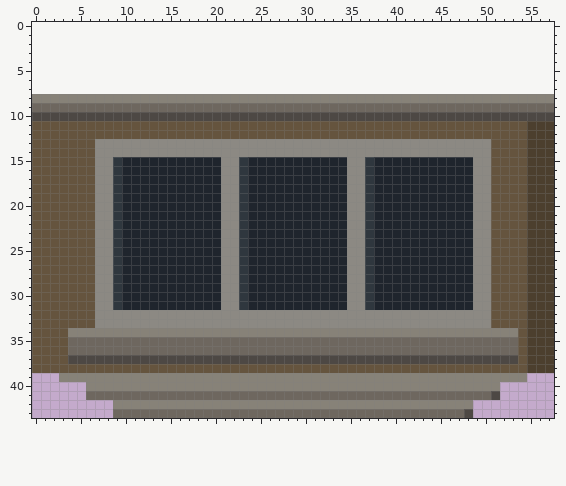
Pixel-art file -- art/source/dt_sample/town_oriel_bay.aseprite. That is the earlier state.
58x36 pixels, 1 frame. The old version is drawn lined up with the new one, on the new canvas.
Once edited:
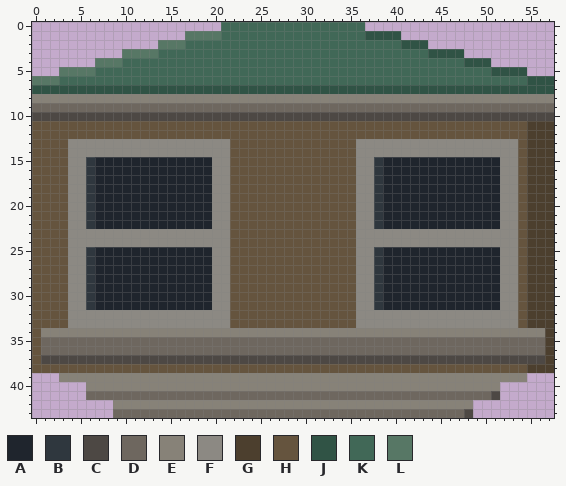
Palette (. is transparent): A #1f252d  B #2f373e  C #4d4844  D #6e675f  E #878278  F #8c8983  G #4c3f2e  H #65543e  J #305345  K #416857  L #577765
What changed:
canvas 58x36 -> 58x44, the old top-left corner now at 0,8
Colour B becomes colour A in rows 15 to 22 at x 9; in rows 25 to 31 at x 9.
Colour F becomes colour A in rows 15 to 22 at x 7 to 8 and 49 to 50; in rows 25 to 31 at x 7 to 8 and 49 to 50.
Colour H becomes colour A in rows 15 to 22 at x 51; in rows 25 to 31 at x 51.
Colour A becomes colour B in rows 15 to 22 at x 38; in rows 25 to 31 at x 38.
Colour H becomes colour B in rows 15 to 22 at x 6; in rows 25 to 31 at x 6.
Colour G becomes colour C in row 37 at x 55 to 56.
Colour H becomes colour C in row 37 at x 1 to 3 and 54.
Colour G becomes colour D in rows 35 to 36 at x 55 to 56.
Colour H becomes colour D in rows 35 to 36 at x 1 to 3 and 54.
Colour G becomes colour E in row 34 at x 55 to 56.
Colour H becomes colour E in row 34 at x 1 to 3 and 54.
Colour A becomes colour F in rows 15 to 22 at x 20; in rows 23 to 24 at x 10 to 20 and 38 to 48; in rows 25 to 31 at x 20.
Colour B becomes colour F in rows 15 to 22 at x 37; in rows 23 to 24 at x 9 and 37; in rows 25 to 31 at x 37.
Colour H becomes colour F in rows 13 to 14 at x 4 to 6 and 51 to 53; in rows 15 to 22 at x 4 to 5 and 52 to 53; in rows 23 to 24 at x 4 to 6 and 51 to 53; in rows 25 to 31 at x 4 to 5 and 52 to 53; in rows 32 to 33 at x 4 to 6 and 51 to 53.
Colour A becomes colour H in rows 15 to 31 at x 24 to 34.
Colour B becomes colour H in rows 15 to 31 at x 23.
Colour F becomes colour H in rows 13 to 14 at x 22 to 35; in rows 15 to 31 at x 22 and 35; in rows 32 to 33 at x 22 to 35.
The author put colour J in row 1 at x 37 to 40; in row 2 at x 41 to 43; in row 3 at x 44 to 47; in row 4 at x 48 to 50; in row 5 at x 51 to 54; in row 6 at x 55 to 57.
The author put colour J in row 7 at x 0 to 57.
The author put colour K in rows 0 to 1 at x 21 to 36; in row 2 at x 17 to 40; in row 3 at x 14 to 43; in row 4 at x 10 to 47; in row 5 at x 7 to 50; in row 6 at x 3 to 54.
The author put colour L in row 1 at x 17 to 20; in row 2 at x 14 to 16; in row 3 at x 10 to 13; in row 4 at x 7 to 9; in row 5 at x 3 to 6; in row 6 at x 0 to 2.
Where, in picture pixels (left, top, right, bottom), the same in both pictures:
added: (32, 22, 554, 94)
changed: (41, 139, 545, 364)
